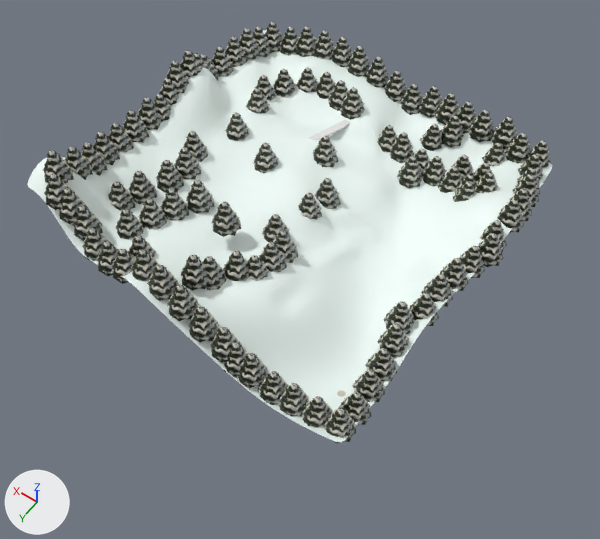
The OBJ model snake_run_2/level_data/forest_nav.obj as it was, and as the next commit left it.
Before and after are seen from a 50 mm lens placed at (-85.2, 118.6, 153.2), pointed at (-10.9, 14.7, -10.1). The axes (+X, +Y, +Z) are drawn at lower left. The lights are the same throughout. The picture after the commit comes second. Where no turn or scale is listed for an object, it has been applied to the vertices.
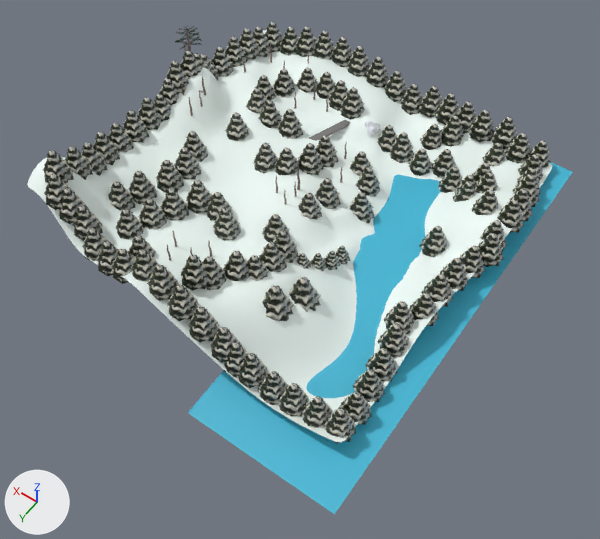
Where the change shows, as pixel boxes (x1, y1, x2, y2) in the pictures (600 x 539 px; the box of a moved part takes in the faces that stretch with it):
'Plane', surface changed, reshaped
    before: (27, 22, 552, 443)
    after: (27, 22, 572, 514)
part 1 of me_plane, moved or reshaped
    before: (211, 202, 241, 237)
    after: (213, 208, 241, 241)
part 2 of me_plane, moved or reshaped
    before: (422, 156, 447, 186)
    after: (432, 149, 456, 178)
part 3 of me_plane, moved or reshaped
    before: (451, 155, 474, 180)
    after: (419, 226, 447, 257)
part 4 of me_plane, moved or reshaped
    before: (397, 156, 423, 189)
    after: (472, 190, 498, 215)
part 5 of me_plane, added
    after: (274, 147, 300, 175)
part 6 of me_plane, added
    after: (297, 143, 324, 175)
part 7 of me_plane, added
    after: (278, 109, 303, 139)
part 8 of me_plane, added
    after: (258, 100, 282, 128)
part 9 of me_plane, added
    after: (206, 192, 233, 221)
part 10 of me_plane, added
    after: (350, 151, 373, 176)
part 11 of me_plane, added
    after: (355, 167, 380, 197)
part 12 of me_plane, added
    after: (349, 192, 375, 223)
part 13 of me_plane, added
    after: (336, 246, 350, 264)
part 14 of me_plane, added
    after: (324, 251, 340, 270)
part 15 of me_plane, added
    after: (310, 253, 327, 271)
part 16 of me_plane, added
    after: (296, 253, 311, 269)
part 17 of me_plane, built on
    before: (423, 133, 485, 188)
    after: (167, 26, 572, 514)
part 18 of me_plane, surface changed (white to grey)
    both: (309, 120, 350, 141)
part 19 of me_plane, recoloured
    both: (164, 41, 552, 443)

Diff of the bpy script that builds the scene:
```diff
--- a/snake_run_2/level_data/forest_nav.obj.py
+++ b/snake_run_2/level_data/forest_nav.obj.py
@@ mat_material @@
 n0 = _N.new('ShaderNodeBsdfPrincipled'); n0.name = 'Principled BSDF'
-n0.inputs[2].default_value = 1.0  # 'Roughness'
 n1 = _N.new('ShaderNodeOutputMaterial'); n1.name = 'Material Output'
+n2 = _N.new('ShaderNodeTexImage'); n2.name = 'Image Texture'
+n2.image = img_forest_global_text_png
+n3 = _N.new('ShaderNodeTexImage'); n3.name = 'Image Texture.001'
+n3.image = img_forest_global_text_png
 _L.new(n0.outputs[0], n1.inputs[0])  # 'BSDF' to 'Surface'
+_L.new(n2.outputs[0], n0.inputs[0])  # 'Color' to 'Base Color'
+_L.new(n3.outputs[1], n0.inputs[4])  # 'Alpha' to 'Alpha'
@@ me_plane @@
-me_plane.from_pydata(...)  # 25793 vertices, 23882 faces; spans x -51.9..48.9, y -51.2..50.4, z -12.8..19.4
+me_plane.from_pydata(...)  # 29147 vertices, 26861 faces; spans x -53.1..59.0, y -51.2..60.4, z -14.2..19.4
+# me_plane part 1: the loose piece of 192 vertices spanning x 1.4..8.6, y 19.2..26.0, z 3.2..11.3 is moved by (2.1, -2.3, -5.6), in mat_material
+# me_plane part 2: the loose piece of 192 vertices spanning x -26.9..-19.6, y -33.0..-26.2, z -7.6..0.6 is moved by (-1.1, -3.1, 0.7), in mat_material
+# me_plane part 3: the loose piece of 192 vertices spanning x -32.6..-25.3, y -37.3..-30.4, z -7.2..0.9 is moved by (-6.3, 24.7, -1.0), in mat_material
+# me_plane part 4: the loose piece of 192 vertices spanning x -21.7..-14.4, y -29.4..-22.6, z -7.8..0.4 is moved by (-23.9, 5.0, 6.5), in mat_material
+# me_plane part 5: the loose piece of 192 vertices spanning x 9.5..16.7, y -7.1..-0.3, z -2.9..5.3 is copied, and the copy is moved by (-5.8, -1.3, 0.5), in mat_material; it spans x 3.7..10.9, y -8.4..-1.6, z -2.4..5.8
+# me_plane part 6: the loose piece of 192 vertices spanning x -1.3..5.8, y -18.5..-11.7, z -3.3..4.9 is copied, and the copy is moved by (1.0, 5.6, 1.2), in mat_material; it spans x -0.4..6.8, y -13.0..-6.1, z -2.1..6.1
+# me_plane part 7: the loose piece of 192 vertices spanning x 23.2..30.4, y -21.6..-14.7, z -1.5..6.7 is copied, and the copy is moved by (-11.9, 1.3, -0.3), in mat_material; it spans x 11.3..18.4, y -20.2..-13.4, z -1.8..6.4
+# me_plane part 8: the loose piece of 192 vertices spanning x 23.2..30.4, y -21.6..-14.7, z -1.5..6.7 is copied, and the copy is moved by (-5.6, 1.7, -0.3), in mat_material; it spans x 17.6..24.8, y -19.8..-13.0, z -1.8..6.4
+# me_plane part 9: the loose piece of 192 vertices spanning x 13.8..21.0, y 14.5..21.3, z -1.0..7.2 is copied, and the copy is moved by (-5.6, -0.6, -1.3), in mat_material; it spans x 8.2..15.4, y 13.9..20.7, z -2.3..5.8
+# me_plane part 10: the loose piece of 192 vertices spanning x -1.3..5.8, y -18.5..-11.7, z -3.3..4.9 is copied, and the copy is moved by (-9.1, -3.6, -3.4), in mat_material; it spans x -10.4..-3.2, y -22.1..-15.3, z -6.6..1.6
+# me_plane part 11: the loose piece of 192 vertices spanning x -1.3..5.8, y -18.5..-11.7, z -3.3..4.9 is copied, and the copy is moved by (-13.8, 0.2, -3.4), in mat_material; it spans x -15.1..-7.9, y -18.4..-11.5, z -6.6..1.5
+# me_plane part 12: the loose piece of 192 vertices spanning x -9.7..-2.5, y -7.3..-0.4, z -4.5..3.6 is copied, and the copy is moved by (-8.1, -3.8, -3.4), in mat_material; it spans x -17.8..-10.6, y -11.0..-4.2, z -7.9..0.3
+# me_plane part 13: the loose piece of 192 vertices spanning x -9.0..-1.8, y -0.2..6.6, z -4.2..4.0 is copied, and the copy is scaled about its middle by 0.588, then moved by (-13.0, 4.2, -5.3), in mat_material; it spans x -20.5..-16.3, y 5.4..9.4, z -7.7..-2.9
+# me_plane part 14: the loose piece of 192 vertices spanning x -12.3..-5.1, y 15.0..21.9, z -1.7..6.5 is copied, and the copy is scaled about its middle by 0.588, then moved by (-9.5, -6.8, -5.7), in mat_material; it spans x -20.3..-16.1, y 9.6..13.6, z -5.7..-0.9
+# me_plane part 15: the loose piece of 192 vertices spanning x -12.3..-5.1, y 15.0..21.9, z -1.7..6.5 is copied, and the copy is scaled about its middle by 0.588, then moved by (-7.4, -4.0, -5.3), in mat_material; it spans x -18.2..-14.0, y 12.4..16.4, z -5.3..-0.4
+# me_plane part 16: the loose piece of 192 vertices spanning x -12.3..-5.1, y 15.0..21.9, z -1.7..6.5 is copied, and the copy is scaled about its middle by 0.588, then moved by (-4.9, -1.1, -4.1), in mat_material; it spans x -15.7..-11.5, y 15.3..19.3, z -4.1..0.7
+# me_plane part 17: 2 vertices moved within x -20.6..-19.0, y -41.5..-40.0, z -4.5..-3.8; 94 vertices removed from x -32.8..-17.4, y -43.0..-28.2, z -7.3..-2.9; 1144 vertices added at x -53.1..59.0, y -51.0..60.4, z -14.2..13.7
+# me_plane part 18: 6 kept faces spanning x 3.4..9.4, y -30.0..-17.1, z -2.2..-1.5 get new texture (UV) coordinates
+# me_plane part 19: 23054 faces spanning x -51.9..48.9, y -51.2..50.4, z -12.8..19.4 switch from mat_material_001 to mat_material
```
